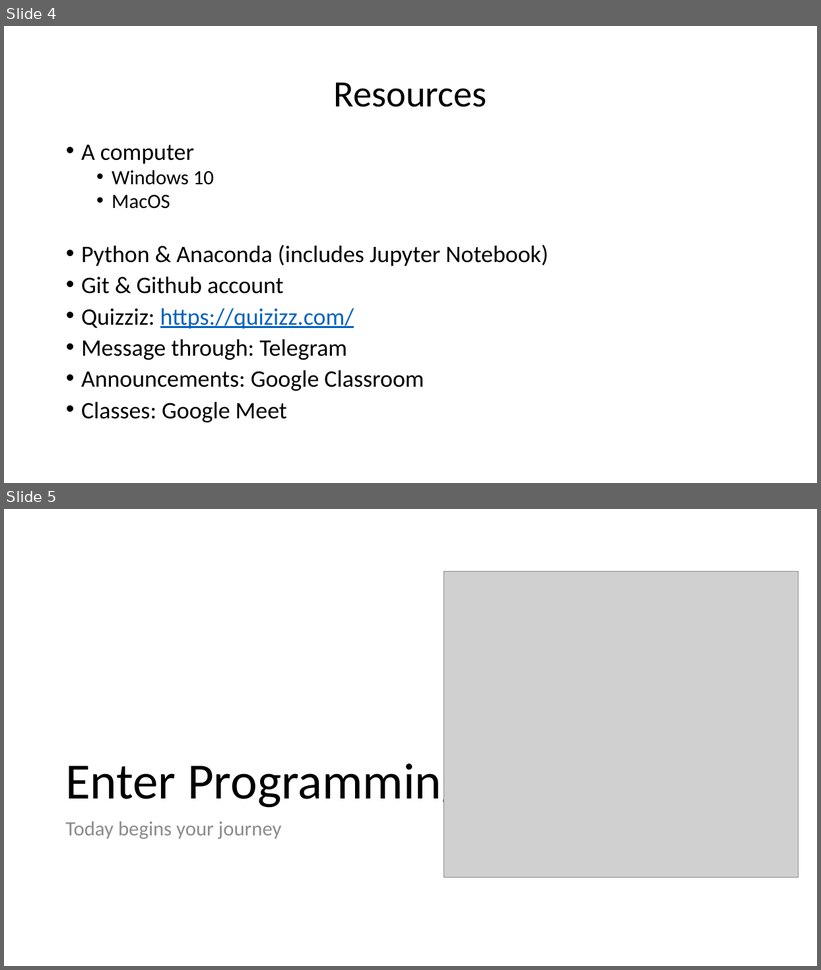
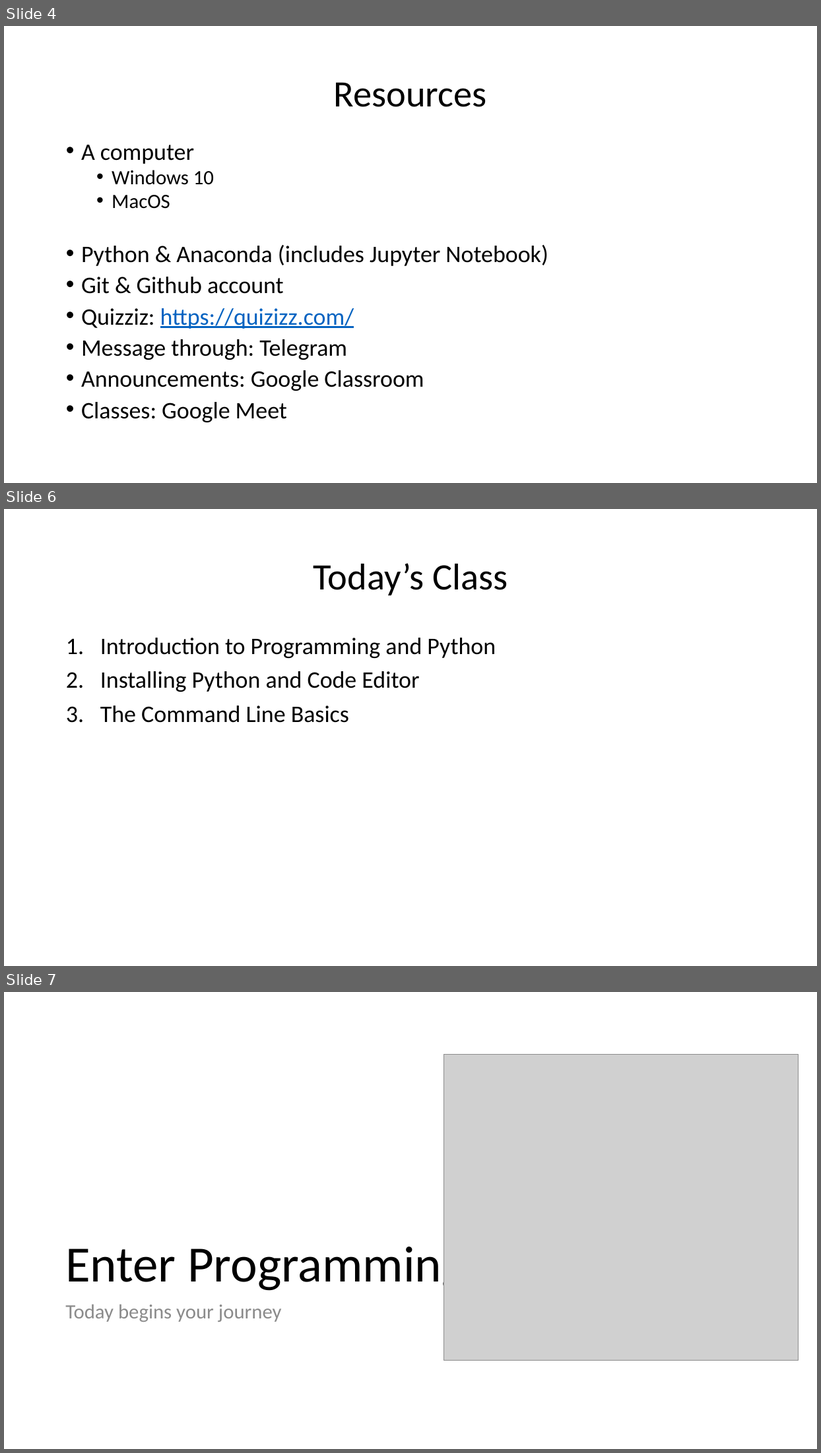
Before and after one commit to asyrul21/recode-beginner-python, a slide deck: lectures/week-1/slides/week1.pptx. Shown one above the other, each under a label of ours: slides 4 and 5 before the commit, slides 4, 6 and 7 after it; the slides between them are not shown. The pictures are 821x970 and 821x1453 pixels, drawn with LibreOffice and Linux fonts; fonts in the diff are those of the drawing; grey boxes stand for pictures. Boxes give left, top, right and bottom in pixels: in the first picture for what was removed or moved away, otherwise in the second. Text is boxed around its words. In the diff, an @@ line names an element or a change of style, - is before the commit and + after.

```diff
--- a/lectures/week-1/slides/week1.pptx
+++ b/lectures/week-1/slides/week1.pptx
@@ slide 6 added at (x1=4, y1=509, x2=817, y2=966), background #FFFFFF @@
@@ title added at (x1=313, y1=563, x2=508, y2=595), 44 pt, text #000000 @@
+Today’s Class
@@ text added at (x1=100, y1=638, x2=496, y2=723), 28 pt, text #000000 @@
+1. Introduction to Programming and Python
+2. Installing Python and Code Editor
+3. The Command Line Basics
@@ what was slide 5 is now slide 7 @@
```
Also in this commit, not shown: 1 slide changed, 1 other slide added, 8 other files.
